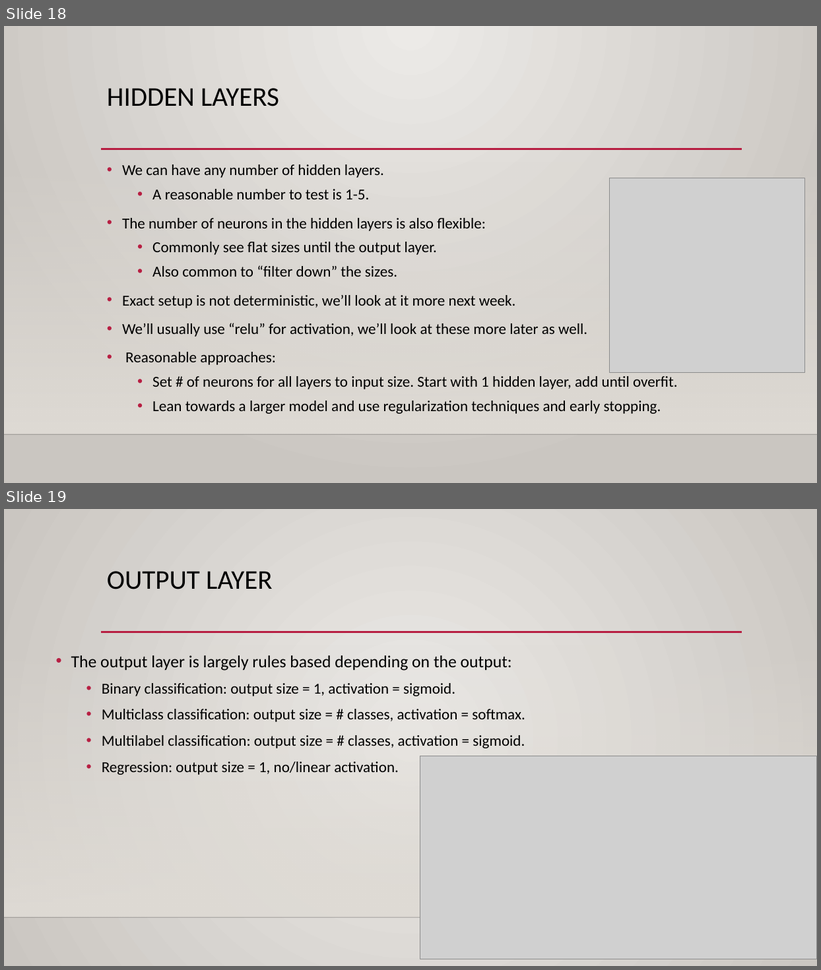
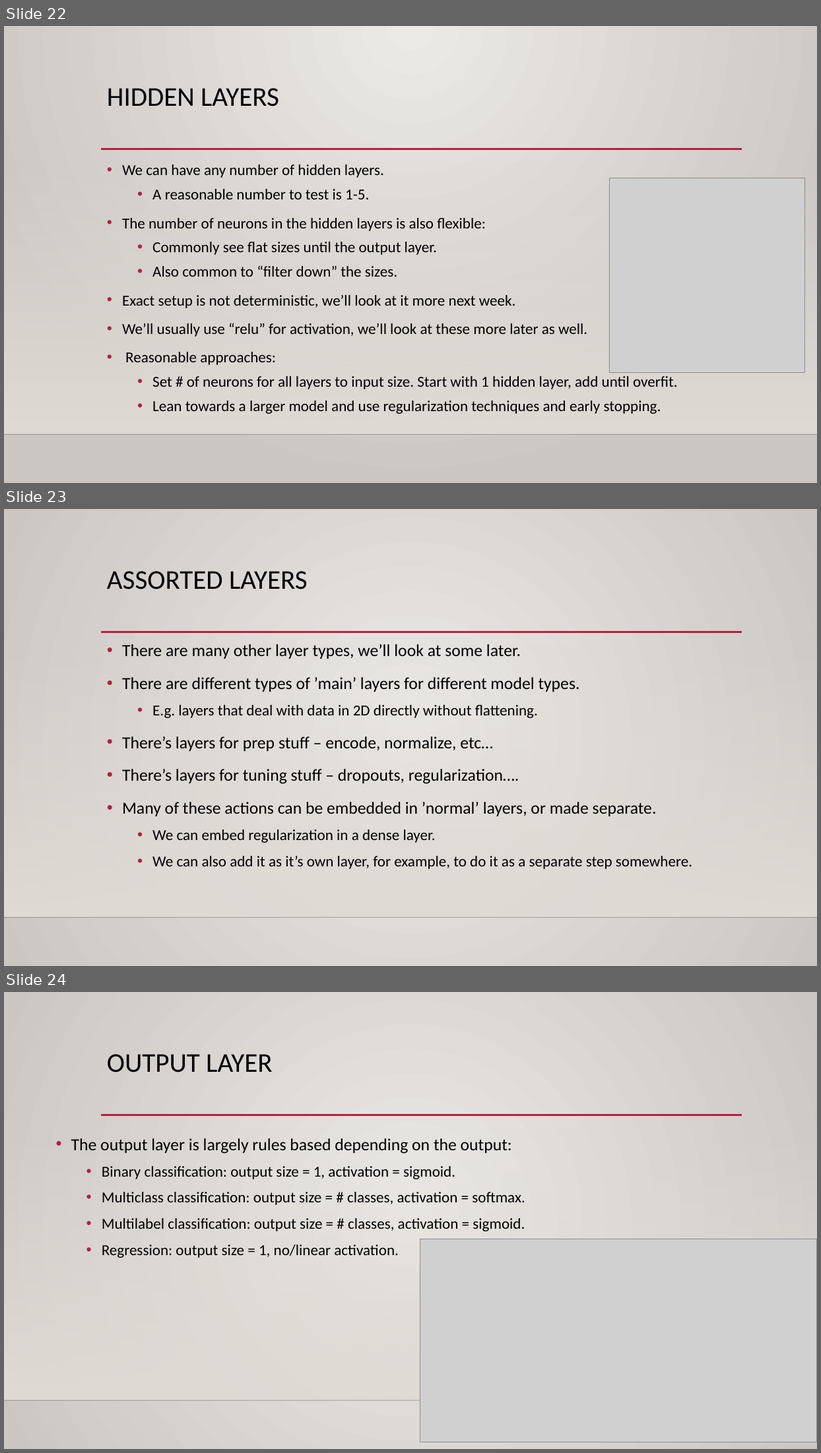
Before and after one commit to AkeemSemperDataScience/Intro_to_Machine_Learning_Students, a slide deck: reference_content/Slides/keras_intro.pptx. Shown one above the other, each under a label of ours: slides 18 and 19 before the commit, slides 22, 23 and 24 after it. The pictures are 821x970 and 821x1453 pixels, drawn with LibreOffice and Linux fonts; fonts in the diff are those of the drawing; grey boxes stand for pictures; background and template pictures are left out. Boxes give left, top, right and bottom in pixels: in the first picture for what was removed or moved away, otherwise in the second. Text is boxed around its words. In the diff, an @@ line names an element or a change of style, - is before the commit and + after.

```diff
--- a/reference_content/Slides/keras_intro.pptx
+++ b/reference_content/Slides/keras_intro.pptx
@@ slide 23 added at (4, 509, 817, 966), background gradient #ECEAE7 to #CAC7C1; not listed: 3 template elements that a slide beside it also shows @@
@@ title added at (107, 571, 308, 590), 32 pt, text #000000 @@
+ASSORTED LAYERS
@@ text added at (122, 644, 692, 869), 20 pt, text #000000 @@
+• There are many other layer types, we’ll look at some later.
+• There are different types of ’main’ layers for different model types.
+  • E.g. layers that deal with data in 2D directly without flattening.
+• There’s layers for prep stuff – encode, normalize, etc…
+• There’s layers for tuning stuff – dropouts, regularization….
+• Many of these actions can be embedded in ’normal’ layers, or made separate.
+  • We can embed regularization in a dense layer.
+  • We can also add it as it’s own layer, for example, to do it as a separate step somewhere.
@@ what was slide 18 is now slide 22 @@
@@ what was slide 19 is now slide 24 @@
```
Also in this commit, not shown: 7 slides changed, 6 other slides added, 4 other files.
